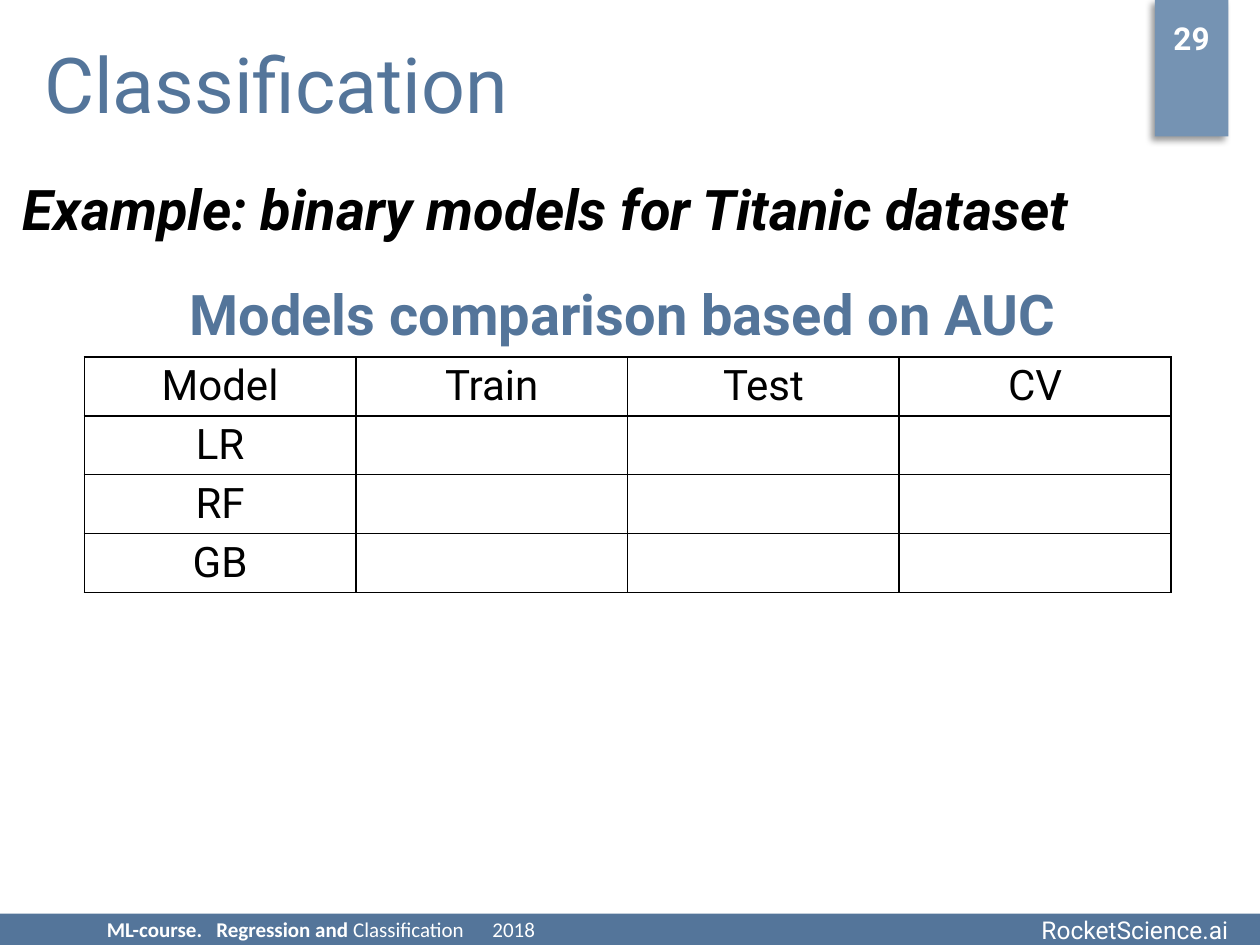
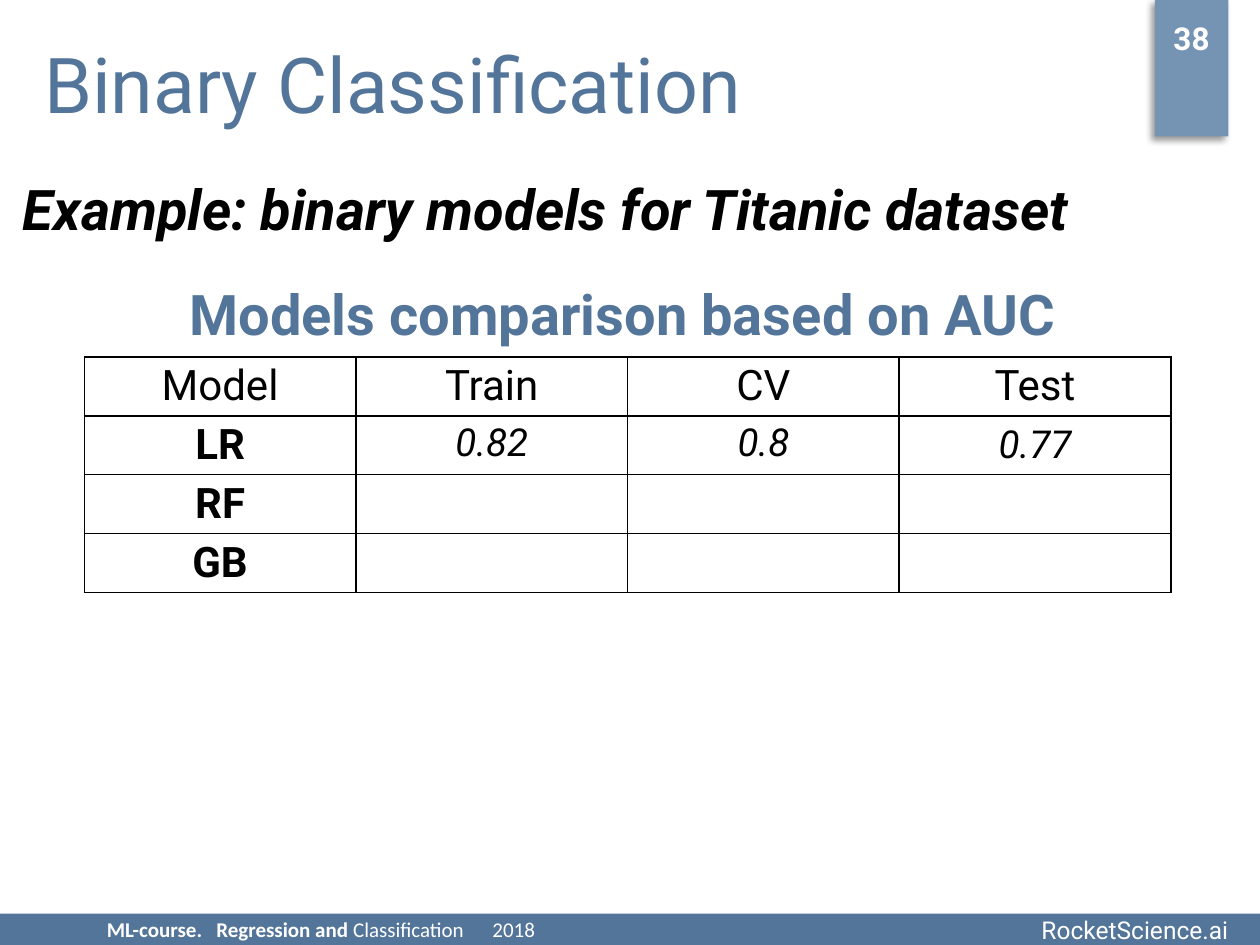
Before and after one commit to rjaffk/tensorby, a slide deck: slide 38 of lecture_2/presentation/lecture_2.pptx (slide 29 before the commit). Drawn at 1260x945 pixels with LibreOffice and Linux fonts; fonts in the diff are those of the drawing; background and template pictures are left out. Boxes give left, top, right and bottom in pixels: in the first picture for what was removed or moved away, otherwise in the second. Text is boxed around its words. In the diff, an @@ line names an element or a change of style, - is before the commit and + after.

```diff
--- a/lecture_2/presentation/lecture_2.pptx
+++ b/lecture_2/presentation/lecture_2.pptx
@@ text at (1173,27,1209,50): text changed @@
-29
+38
@@ title at (44,54,741,130): text changed @@
-Classification
+Binary Classification
@@ table at (84,357,1173,596) @@
-row 1, column 3: Test
+row 1, column 3: CV
-row 1, column 4: CV
+row 1, column 4: Test
-row 2: LR |  |  | 
+row 2: LR | 0.82 | 0.8 | 0.77
@@ bold on in "LR", "RF", "GB" @@
```
Also in this commit, not shown: 10 other slides changed, 9 slides added, 6 other files.
